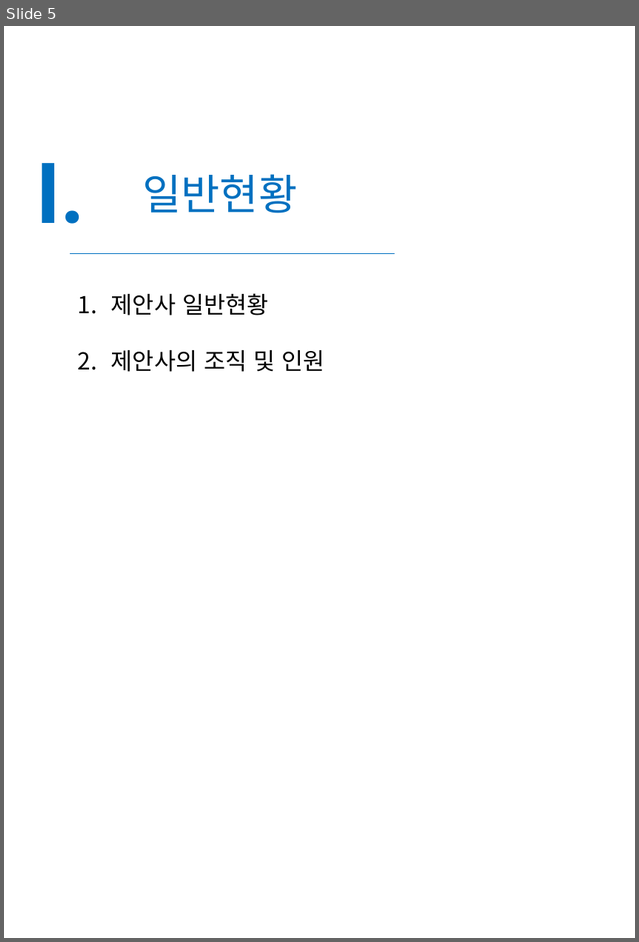
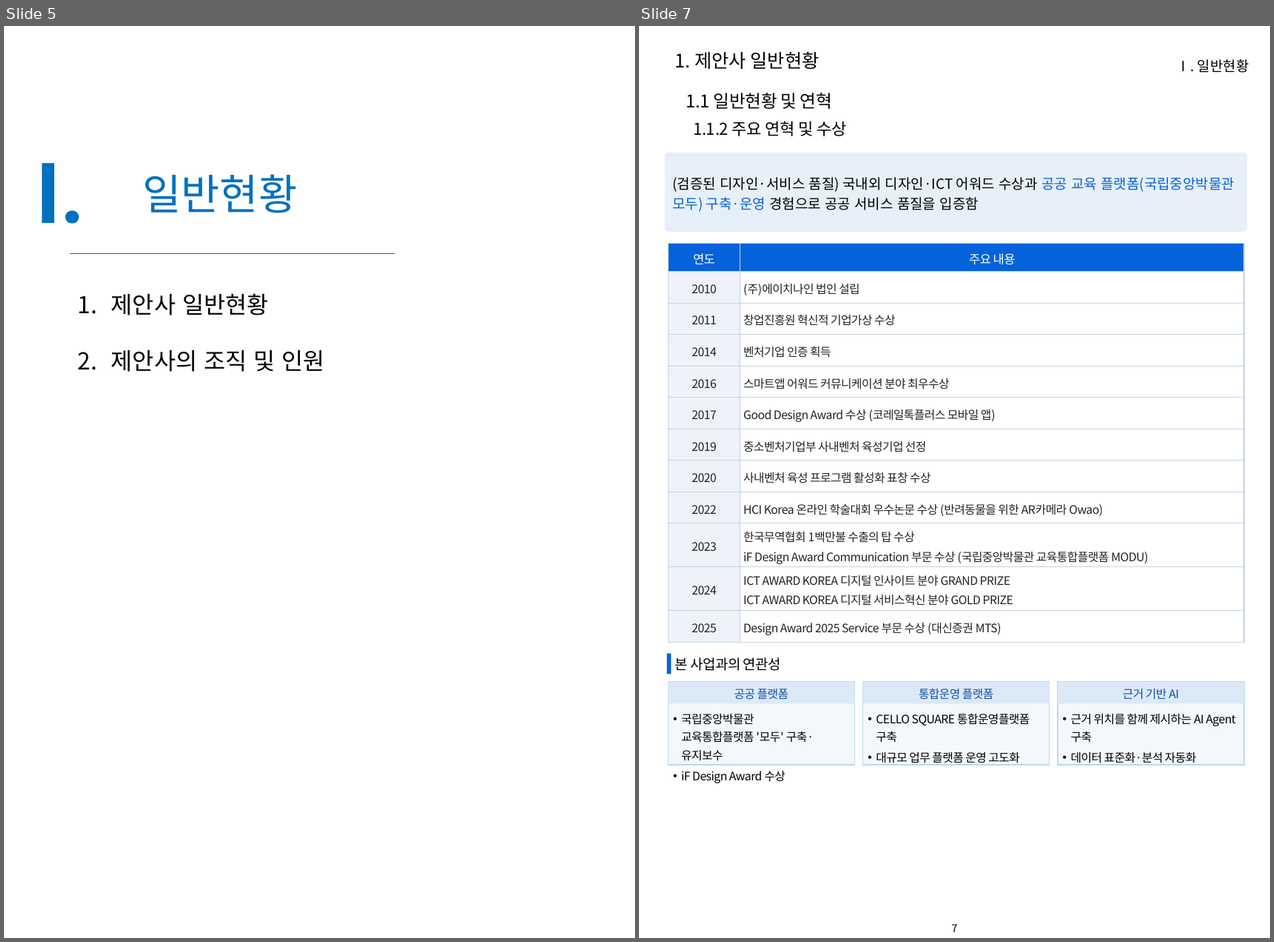
Before and after one commit to hwangsteeve-tech/hbjw, a slide deck: proposals/2026-10_pnu-ai-platform/pnu_proposal.pptx. Shown side by side, each under a label of ours: slide 5 before the commit, slides 5 and 7 after it; the slides between them are not shown. The pictures are 639x942 and 1274x942 pixels, drawn with LibreOffice and Linux fonts; fonts in the diff are those of the drawing; background and template pictures are left out. Boxes give left, top, right and bottom in pixels: in the first picture for what was removed or moved away, otherwise in the second. Text is boxed around its words. In the diff, an @@ line names an element or a change of style, - is before the commit and + after.

```diff
--- a/proposals/2026-10_pnu-ai-platform/pnu_proposal.pptx
+++ b/proposals/2026-10_pnu-ai-platform/pnu_proposal.pptx
@@ slide 7 added at (639, 26, 1270, 938), background #FFFFFF @@
@@ text added at (675, 52, 820, 69), 16 pt, text #000000 @@
+1. 제안사 일반현황
@@ text added at (1176, 59, 1249, 73), 12 pt, text #000000 @@
+Ⅰ. 일반현황
@@ text added at (686, 93, 832, 109), 15 pt, text #000000 @@
+  1.1 일반현황 및 연혁
@@ text added at (693, 121, 846, 136), 14 pt, text #000000 @@
+  1.1.2 주요 연혁 및 수상
@@ rounded rectangle added at (665, 153, 1247, 232), fill #DEEBF7 at 70% opacity, 12 pt, text #000000 @@
+(검증된 디자인·서비스 품질) 국내외 디자인·ICT 어워드 수상과 공공 교육 플랫폼(국립중앙박물관 모두) 구축·운영 경험으로 공공 서비스 품질을 입증함
@@ table added at (669, 243, 1245, 642), 12 rows, 2 columns @@
+연도 | 주요 내용
+2010 | (주)에이치나인 법인 설립
+2011 | 창업진흥원 혁신적 기업가상 수상
+2014 | 벤처기업 인증 획득
+2016 | 스마트앱 어워드 커뮤니케이션 분야 최우수상
+2017 | Good Design Award 수상 (코레일톡플러스 모바일 앱)
+2019 | 중소벤처기업부 사내벤처 육성기업 선정
+2020 | 사내벤처 육성 프로그램 활성화 표창 수상
+2022 | HCI Korea 온라인 학술대회 우수논문 수상 (반려동물을 위한 AR카메라 Owao)
+2023 | 한국무역협회 1백만불 수출의 탑 수상 / iF Design Award Communication 부문 수상 (국립중앙박물관 교육통합플랫폼 MODU)
+2024 | ICT AWARD KOREA 디지털 인사이트 분야 GRAND PRIZE / ICT AWARD KOREA 디지털 서비스혁신 분야 GOLD PRIZE
+2025 | Design Award 2025 Service 부문 수상 (대신증권 MTS)
@@ rectangle added at (667, 653, 671, 674), fill #0462DA @@
@@ text added at (675, 657, 781, 671), 12 pt, text #000000 @@
+본 사업과의 연관성
@@ rectangle added at (669, 682, 855, 764), fill #F4F8FC, outline #BADBE8 1 pt @@
@@ rectangle added at (669, 682, 855, 704), fill #DCE9F7, 10 pt, text #194EA7 @@
+공공 플랫폼
@@ rectangle added at (863, 682, 1050, 764), fill #F4F8FC, outline #BADBE8 1 pt @@
@@ rectangle added at (863, 682, 1050, 704), fill #DCE9F7, 10 pt, text #194EA7 @@
+통합운영 플랫폼
@@ rectangle added at (1058, 682, 1245, 764), fill #F4F8FC, outline #BADBE8 1 pt @@
@@ rectangle added at (1058, 682, 1245, 704), fill #DCE9F7, 10 pt, text #194EA7 @@
+근거 기반 AI
@@ text added at (681, 713, 814, 783), 10 pt, text #000000 @@
+• 국립중앙박물관 교육통합플랫폼 '모두' 구축·유지보수
+• iF Design Award 수상
@@ text added at (876, 713, 1030, 765), 10 pt, text #000000 @@
+• CELLO SQUARE 통합운영플랫폼 구축
+• 대규모 업무 플랫폼 운영 고도화
@@ text added at (1071, 713, 1235, 765), 10 pt, text #000000 @@
+• 근거 위치를 함께 제시하는 AI Agent 구축
+• 데이터 표준화·분석 자동화
@@ page number added at (952, 924, 958, 932), 9 pt, text #000000 @@
+7
```
Also in this commit, not shown: 31 slides changed, 3 other slides added, 1 slide removed, 2 other files.
